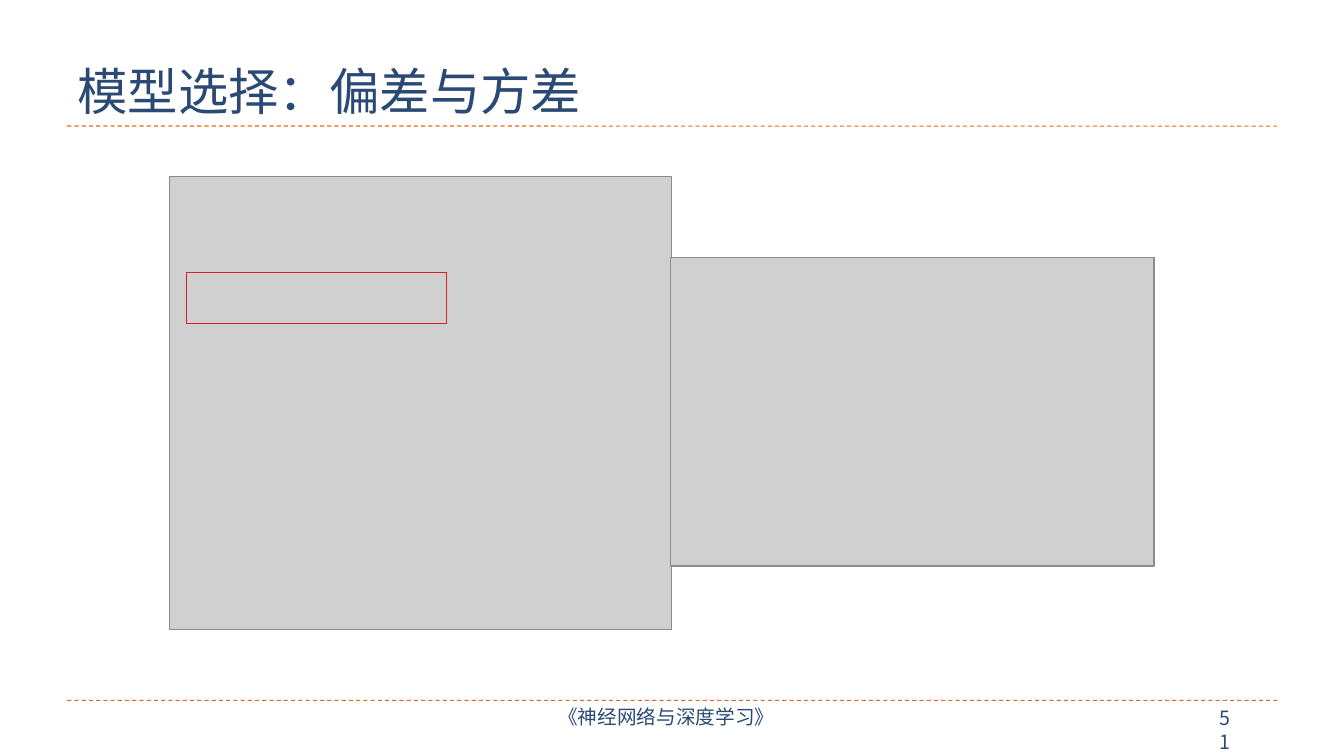
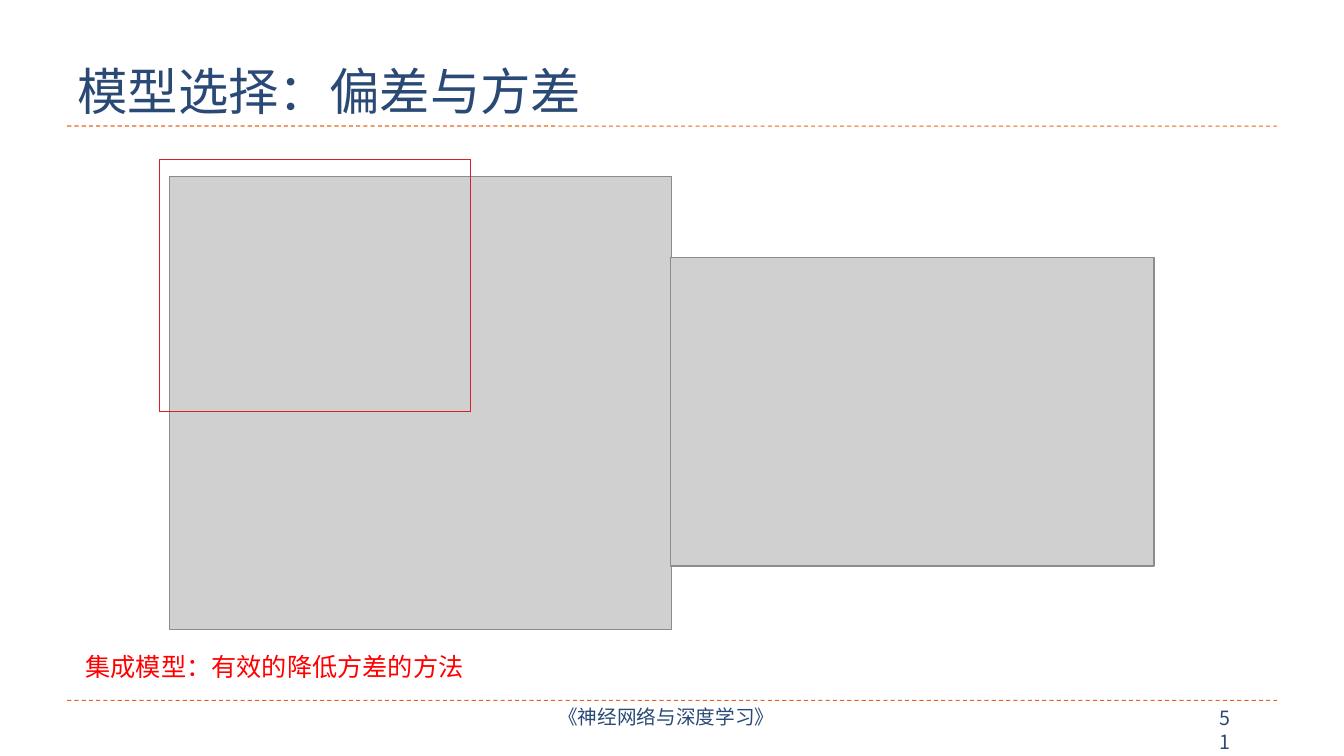
Before and after one commit to nndl/nndl.github.io, a slide deck: slide 51 of ppt/chap-机器学习概述.pptx. Drawn at 1344x756 pixels with LibreOffice and Linux fonts; fonts in the diff are those of the drawing; grey boxes stand for pictures. Boxes give left, top, right and bottom in pixels: in the first picture for what was removed or moved away, otherwise in the second. Text is boxed around its words. In the diff, an @@ line names an element or a change of style, - is before the commit and + after.

```diff
--- a/ppt/chap-机器学习概述.pptx
+++ b/ppt/chap-机器学习概述.pptx
@@ rectangle: place and size @@
-rectangle at box(187, 273, 447, 324)
+rectangle at box(159, 159, 470, 411)
@@ text added at box(86, 654, 464, 678), 18 pt, text #FF0000 @@
+集成模型：有效的降低方差的方法
```
Also in this commit, not shown: 5 other slides changed, 4 slides added, 2 slides removed.
